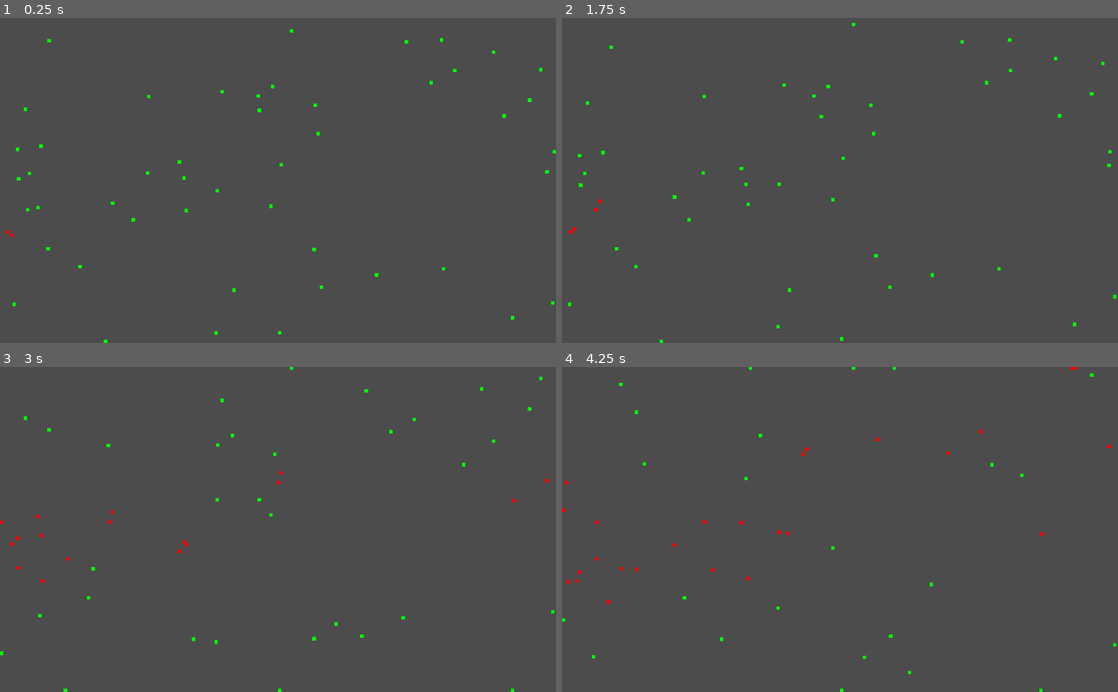
Above: before the commit, frames 1-4 (two rows, left to right).
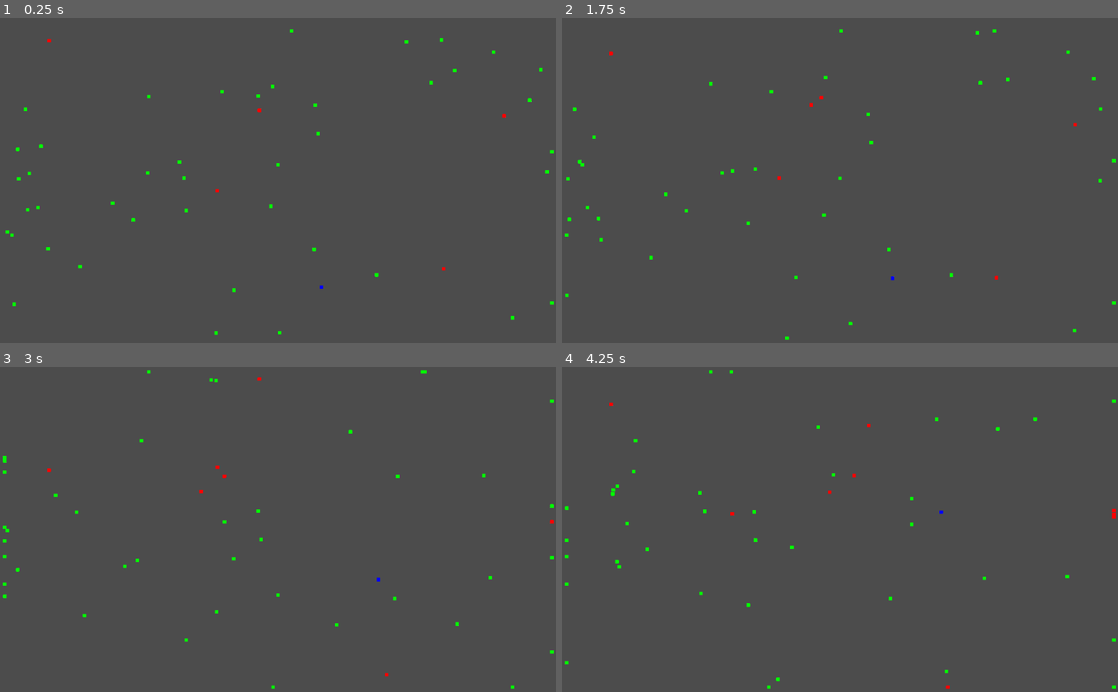
Above: after the commit, the same moments.

Repository: AxeDennis/Godot-screensaver-project
Game: Godot game, scene res://Node2D.tscn
The game is run twice, just before and just after one commit, with the same random seed, the same clock (stepped at 60 frames per second) and the same inputs. The engine's default icon, where the game draws it, is replaced by a stand-in: a white triangle on a blue panel in a dark square.
Inputs:
- Up to frame 1 (0.25 s): no input
- Up to frame 2 (1.75 s): tap Enter at 0.5 s; tap Space at 1.25 s
- Up to frame 3 (3 s): no input
- Up to frame 4 (4.25 s): no input

The runs differ from the first frame. In frame 1, 0.1% of the frame differs, in the area x 0-100%, y 6-100%; in frame 2, 0.8%, in the area x 0-100%, y 1-100%; in frame 3, 0.8%; in frame 4, 0.8%.

Commit message:
update 2020-10-14

Diff:
--- a/KinematicBody2D.gd
+++ b/KinematicBody2D.gd
@@ -1,25 +1,86 @@
 extends KinematicBody2D
 
-var speed = Vector2()
-var direction
+var speed = 100
+var velocity = Vector2()
+var direction = 0
+
+var rull = 100
+var infect
 
 func _ready():
 	randomize()
 
-func _physics_process(delta):
+	rull = randi()%100
+	if rull < 100 && rull > 94:
+		infect = 1
+		$Sprite.self_modulate = Color(0,0,255)
+	elif rull < 95 && rull > 10:
+		infect = 2
+		$Sprite.self_modulate = Color(0,255,0)
+	elif rull < 11:
+		infect = 3
+		$Sprite.self_modulate = Color(255,0,0)
+
+
+func _process(_delta):
+
+	velocity = Vector2()
 	if direction == 1:
-		speed.x = 50
-	elif direction == 2:
-		speed.x = -50
-	elif direction == 3:
-		speed.y = 50
-	elif direction == 4:
-		speed.y = -50
+		velocity.x += 1
+	if direction == 2:
+		velocity.x -= 1
+	if direction == 3:
+		velocity.y += 1
+	if direction == 4:
+		velocity.y -= 1
+	if direction == 5:
+		velocity.x += 1
+		velocity.y += 1
+	if direction == 6:
+		velocity.x -= 1
+		velocity.y -= 1
+	if direction == 7:
+		velocity.x += 1
+		velocity.y -= 1
+	if direction == 8:
+		velocity.x -= 1
+		velocity.y += 1
 
-	move_and_slide(speed)
+	velocity = velocity.normalized()*speed
+
+func _physics_process(_delta):
+	move_and_slide(velocity)
+
 
 func _on_Timer_timeout():
-	direction = floor(rand_range(1,5))
+	direction = randi()%8+1
 
-func _on_Area2D_area_entered(area):
-	modulate = Color(255, 0, 0)
+
+func _on_Area2D_body_entered(area):
+	if area.get_class() == "KinematicBody2D":
+		if area.infect == 3:
+			if infect == 2:
+				rull = randi()%1+1
+				if rull == 1:
+					infect = 3
+					$Sprite.self_modulate = Color(255,0,0)
+
+
+
+func _on_Timer2_timeout():
+	if infect == 3:
+		rull = randi()%100+1
+		if rull > 0 && rull < 5:
+			infect = 4
+			$Sprite.self_modulate = Color(0,0,0)
+			speed = 0
+			$blood.show()
+		elif rull > 6 && rull < 59:
+			infect = 3
+			$Sprite.self_modulate = Color(255,0,0)
+		elif rull > 60 && rull < 89:
+			infect = 2
+			$Sprite.self_modulate = Color(0,255,0)
+		elif rull > 90 && rull < 100:
+			infect = 1
+			$Sprite.self_modulate = Color(0,0,255)
--- a/Kub.tscn
+++ b/Kub.tscn
@@ -10,8 +10,7 @@
 radius = 9.19816
 
 [node name="KinematicBody2D" type="KinematicBody2D"]
-modulate = Color( 0, 97.68, 0, 1 )
-position = Vector2( 512.059, 271.174 )
+position = Vector2( 481.855, 282.5 )
 z_index = 1
 script = ExtResource( 1 )
 __meta__ = {
@@ -35,6 +34,13 @@
 [node name="Area2D" type="Area2D" parent="."]
 
 [node name="CollisionShape2D" type="CollisionShape2D" parent="Area2D"]
+position = Vector2( 0, 0.0589905 )
 shape = SubResource( 2 )
+
+[node name="Timer2" type="Timer" parent="."]
+wait_time = 10.0
+autostart = true
+
 [connection signal="timeout" from="Timer" to="." method="_on_Timer_timeout"]
-[connection signal="area_entered" from="Area2D" to="." method="_on_Area2D_area_entered"]
+[connection signal="body_entered" from="Area2D" to="." method="_on_Area2D_body_entered"]
+[connection signal="timeout" from="Timer2" to="." method="_on_Timer2_timeout"]
--- a/Node2D.gd
+++ b/Node2D.gd
@@ -7,7 +7,7 @@
 func _ready():
 	randomize()
 
-func _process(delta):
+func _process(_delta):
 	while amount < 50:
 		var scene = load("res://Kub.tscn")
 		var cube = scene.instance()
--- a/Node2D.tscn
+++ b/Node2D.tscn
@@ -1,7 +1,7 @@
 [gd_scene load_steps=5 format=2]
 
-[ext_resource path="res://Kub.tscn" type="PackedScene" id=1]
-[ext_resource path="res://Node2D.gd" type="Script" id=3]
+[ext_resource path="res://Node2D.gd" type="Script" id=1]
+[ext_resource path="res://Kub.tscn" type="PackedScene" id=2]
 
 [sub_resource type="RectangleShape2D" id=1]
 extents = Vector2( 7.5365, 302.774 )
@@ -10,15 +10,15 @@
 extents = Vector2( 515.018, 5.20642 )
 
 [node name="Node2D" type="Node2D"]
-script = ExtResource( 3 )
+script = ExtResource( 1 )
 
-[node name="KinematicBody2D" parent="." instance=ExtResource( 1 )]
+[node name="KinematicBody2D" parent="." instance=ExtResource( 2 )]
 position = Vector2( 512.129, 271.174 )
 
 [node name="Walls" type="Node" parent="."]
 
 [node name="StaticBody2D" type="StaticBody2D" parent="Walls"]
-position = Vector2( -10.3408, 301.344 )
+position = Vector2( -4.68394, 302.758 )
 __meta__ = {
 "_edit_group_": true
 }
@@ -28,7 +28,7 @@
 shape = SubResource( 1 )
 
 [node name="StaticBody2D2" type="StaticBody2D" parent="Walls"]
-position = Vector2( 1031.22, 295.669 )
+position = Vector2( 1026.98, 295.669 )
 __meta__ = {
 "_edit_group_": true
 }
@@ -38,7 +38,7 @@
 shape = SubResource( 1 )
 
 [node name="StaticBody2D3" type="StaticBody2D" parent="Walls"]
-position = Vector2( 512.665, 605.081 )
+position = Vector2( 512.665, 599.424 )
 __meta__ = {
 "_edit_group_": true
 }
@@ -47,7 +47,7 @@
 shape = SubResource( 2 )
 
 [node name="StaticBody2D4" type="StaticBody2D" parent="Walls"]
-position = Vector2( 511.118, -6.24603 )
+position = Vector2( 511.118, 0.825046 )
 __meta__ = {
 "_edit_group_": true
 }
Binary file added: blood-splatter-png-44461.png
Not shown, added: blood-splatter-png-44461.png.import
